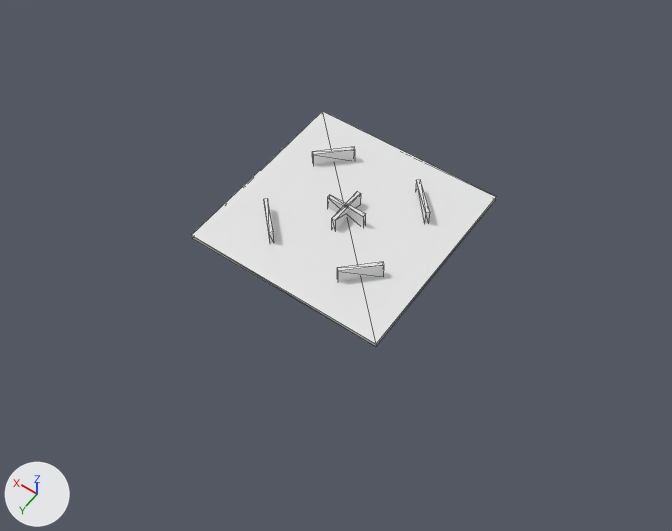
The OBJ model Roomba Rumble/Roomba Rumble/Assets/level4.obj: old version first, new version second.
Camera for both pictures: a 50 mm lens placed at (-79.6, 115.4, 161.3), pointed at (-3.6, 9.1, -5.7). Every picture has the same lights, and +X, +Y and +Z are marked at lower left. Mesh edges are drawn as thin lines. Where no turn or scale is listed for an object, it has been applied to the vertices.

Objects in the first picture: 'level4'.
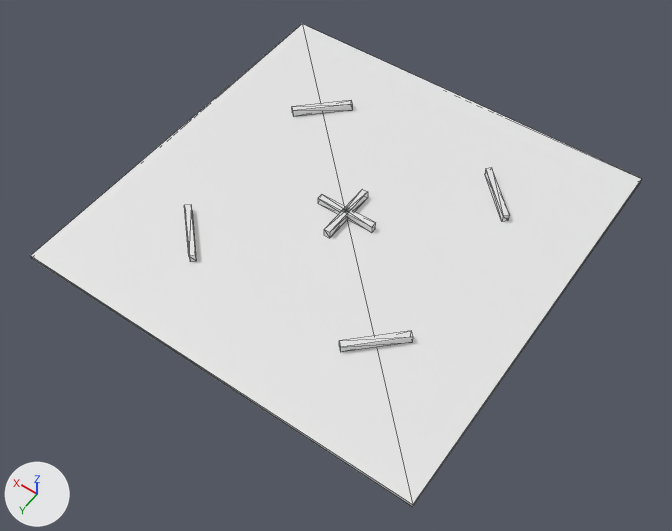
Commit message: Level bigger.

Scene script edits in JSON lines:
```json
{"block": "me_level4", "where": "me_level4.from_pydata(...)  # 56 vertices, 84 faces; spans x -25.0..25.0, y -25.0..25.0, z -0.5..4.0"}
{"block": "me_level4", "where": "# used by ob_level4; location = (0.0, 0.0, 0.0)"}
{"block": "me_level4", "change": "me_level4 part 1: the loose piece of 8 vertices spanning x -25.0..25.0, y -25.0..25.0, z -0.5..0.5 is scaled about its middle by (2, 2, 1)"}
{"block": "me_level4", "change": "me_level4 part 2: the loose piece of 8 vertices spanning x -5.0..5.0, y -0.5..0.5, z 0.0..4.0 is scaled about its middle by (1.5, 1.5, 0.5), then moved by (0.0, 0.0, -0.6)"}
{"block": "me_level4", "change": "me_level4 part 3: the loose piece of 8 vertices spanning x -0.5..0.5, y -5.0..5.0, z 0.0..4.0 is scaled about its middle by (1.5, 1.5, 0.5), then moved by (0.0, 0.0, -0.6)"}
{"block": "me_level4", "change": "me_level4 part 4: the loose piece of 8 vertices spanning x -16.4..-8.6, y 8.6..16.4, z 0.0..4.0 is scaled about its middle by (1.5, 1.5, 0.5), then moved by (-12.5, 12.5, -0.6)"}
{"block": "me_level4", "change": "me_level4 part 5: the loose piece of 8 vertices spanning x 8.6..16.4, y 8.6..16.4, z 0.0..4.0 is scaled about its middle by (1.5, 1.5, 0.5), then moved by (12.5, 12.5, -0.6)"}
{"block": "me_level4", "change": "me_level4 part 6: the loose piece of 8 vertices spanning x 8.6..16.4, y -16.4..-8.6, z 0.0..4.0 is scaled about its middle by (1.5, 1.5, 0.5), then moved by (12.5, -12.5, -0.6)"}
{"block": "me_level4", "change": "me_level4 part 7: the loose piece of 8 vertices spanning x -16.4..-8.6, y -16.4..-8.6, z 0.0..4.0 is scaled about its middle by (1.5, 1.5, 0.5), then moved by (-12.5, -12.5, -0.6)"}
```

Pixel boxes (x1, y1, x2, y2) of what changed, in the pictures (672 x 531 px; the box of a moved part takes in the faces that stretch with it):
```json
{"object": "level4", "change": "reshaped", "before": [191, 111, 496, 347], "after": [31, 24, 641, 507], "on screen": "100% wider, 104% taller"}
{"part": 1, "of": "me_level4", "change": "moved or reshaped", "before": [191, 111, 496, 347], "after": [31, 24, 641, 507]}
{"part": 2, "of": "me_level4", "change": "moved or reshaped", "before": [327, 195, 366, 227], "after": [318, 194, 376, 232]}
{"part": 3, "of": "me_level4", "change": "moved or reshaped", "before": [332, 191, 361, 230], "after": [324, 189, 368, 238]}
{"part": 4, "of": "me_level4", "change": "moved or reshaped", "before": [337, 262, 384, 281], "after": [339, 331, 413, 352]}
{"part": 5, "of": "me_level4", "change": "moved or reshaped", "before": [264, 199, 274, 243], "after": [184, 205, 197, 262]}
{"part": 6, "of": "me_level4", "change": "moved or reshaped", "before": [312, 147, 355, 165], "after": [292, 100, 352, 116]}
{"part": 7, "of": "me_level4", "change": "moved or reshaped", "before": [415, 180, 430, 223], "after": [485, 168, 510, 221]}
```
